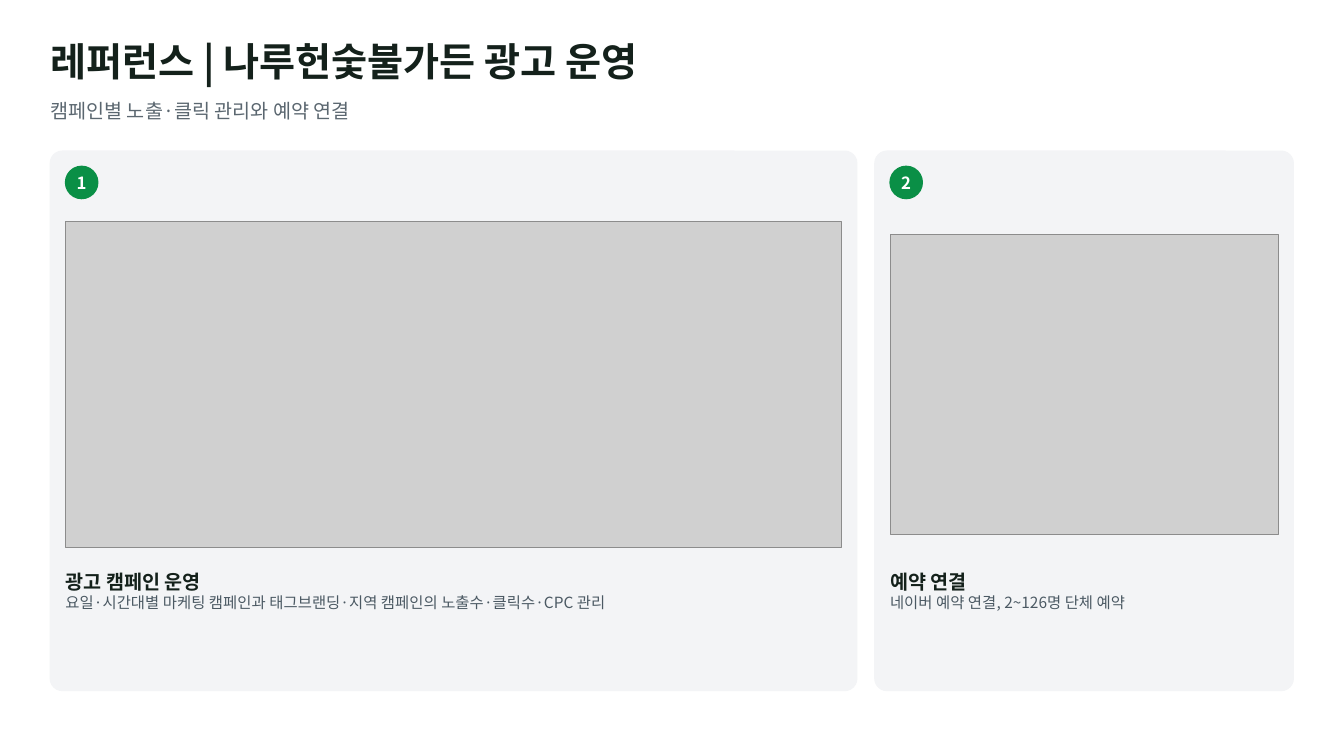
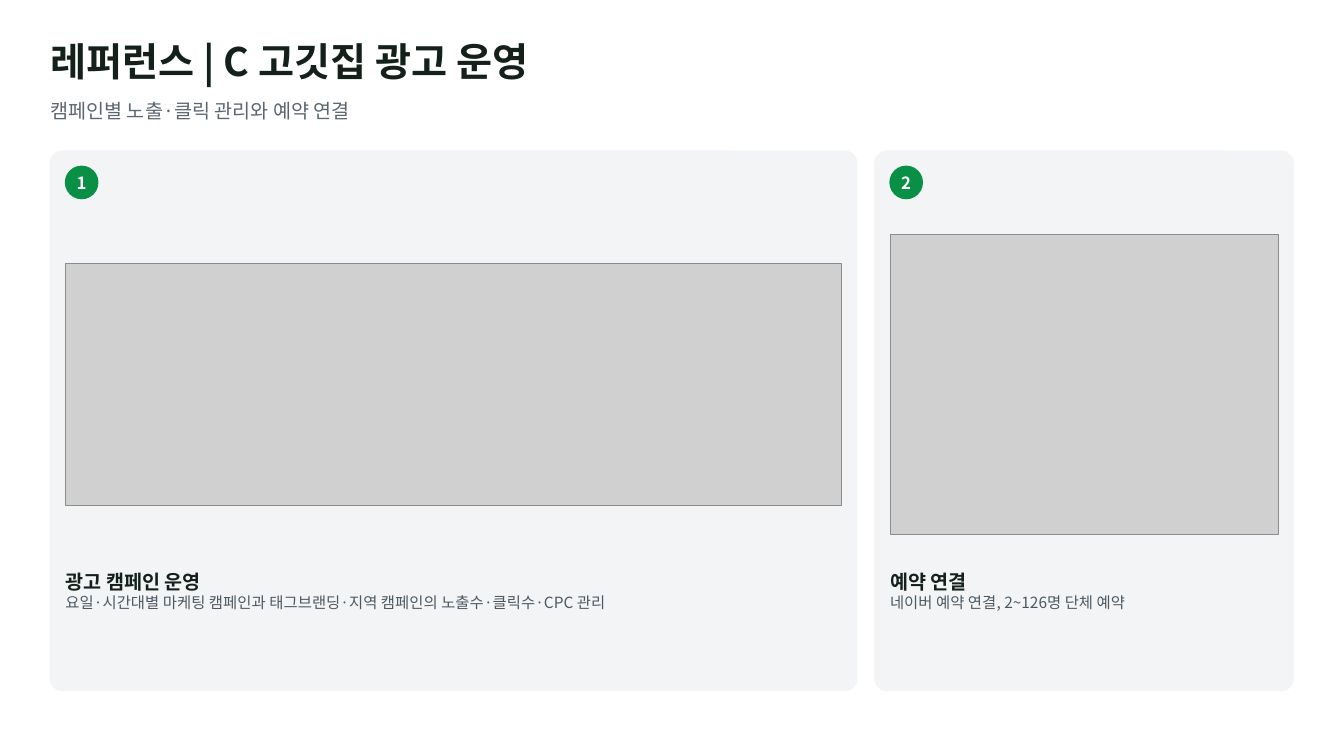
Before and after one commit to alfk0615/placeon, a slide deck: slide 9 of out/company_reference_proposal.pptx. Drawn at 1344x756 pixels with LibreOffice and Linux fonts; fonts in the diff are those of the drawing; grey boxes stand for pictures. Boxes give left, top, right and bottom in pixels: in the first picture for what was removed or moved away, otherwise in the second. Text is boxed around its words. In the diff, an @@ line names an element or a change of style, - is before the commit and + after.

```diff
--- a/out/company_reference_proposal.pptx
+++ b/out/company_reference_proposal.pptx
@@ text at (50, 43, 528, 80): text changed @@
-레퍼런스 | 나루헌숯불가든 광고 운영
+레퍼런스 | C 고깃집 광고 운영
@@ picture: place and size @@
-picture at (66, 222, 842, 547)
+picture at (66, 263, 842, 506)
```
Also in this commit, not shown: 14 other slides changed.
